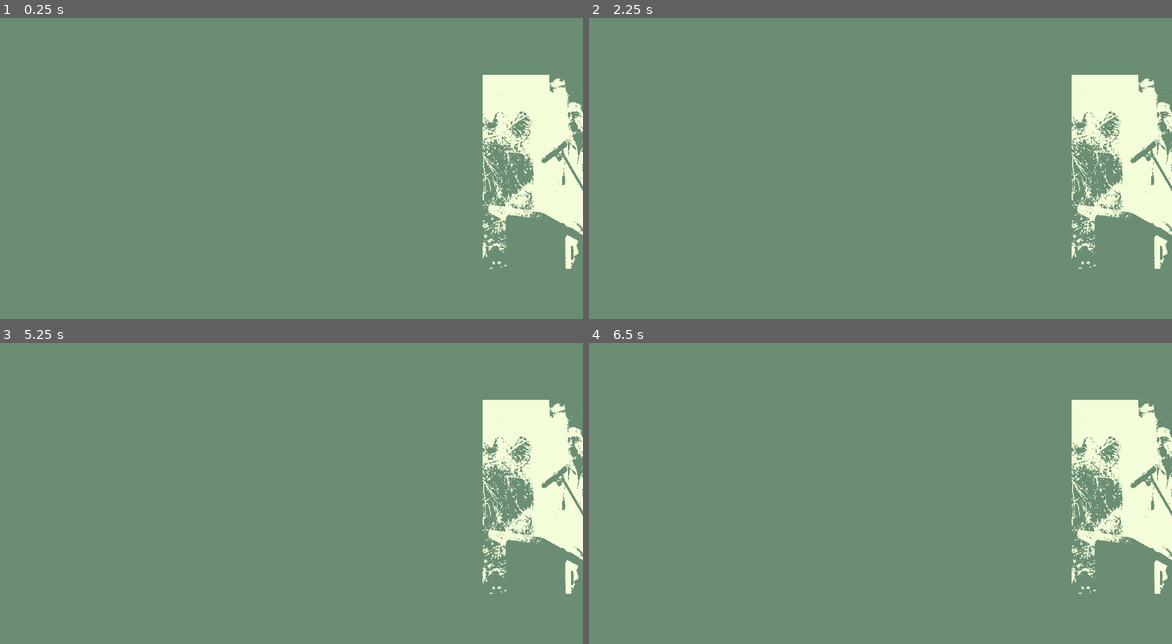
Above: before the commit, frames 1-4 (two rows, left to right).
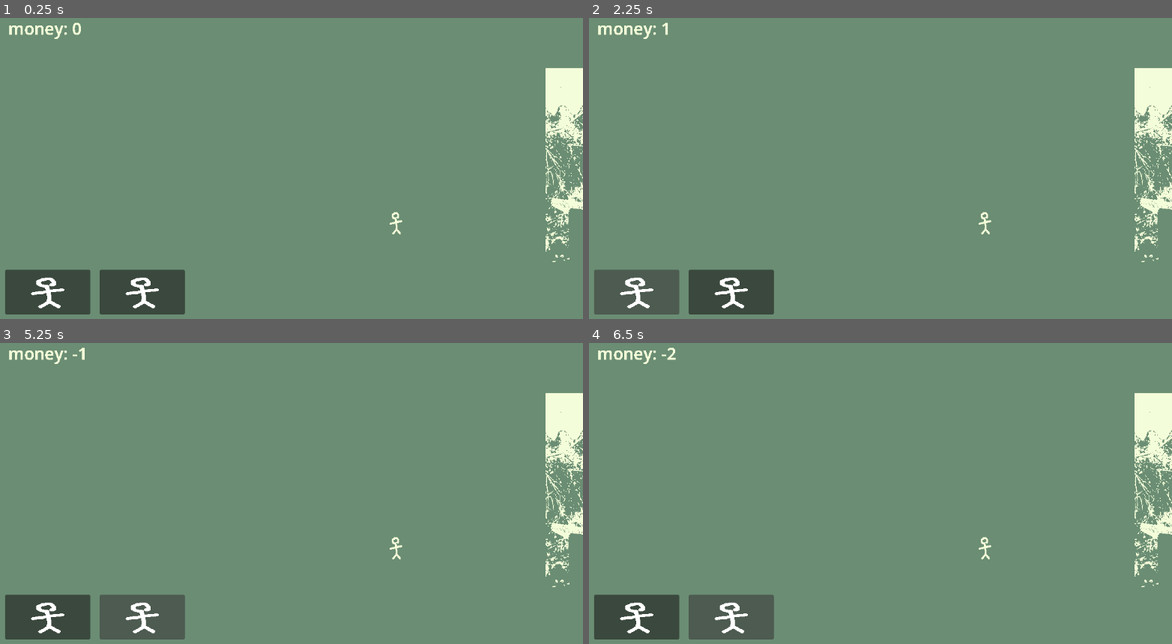
Above: after the commit, the same moments.

Repository: yarkoasaf/lauchablast-capitalism-1bitjam
Game: Godot game, scene res://node_2d.tscn
Two runs of this game, one before a commit and one after it. Both use one fixed random seed, a clock stepped at 60 frames per second and the inputs below.
Inputs (mouse positions are in pixels of both pictures, inside the frame that each line leads up to):
- Up to frame 1 (0.25 s): no input
- Up to frame 2 (2.25 s): click (635, 291) at 0.52 s; click (728, 291) at 1.27 s; click (635, 291) at 2.02 s
- Up to frame 3 (5.25 s): click (139, 616) at 2.77 s; click (46, 616) at 3.52 s; click (139, 616) at 4.27 s; tap Enter at 5 s
- Up to frame 4 (6.5 s): tap Space at 5.75 s

The runs differ from the first frame. In frame 1, 11% of the frame differs, in the area x 0-100%, y 1-99%; in frame 2, 11%; in frame 3, 11%; in frame 4, 11%.

Commit message:
+ money logic

Diff:
--- /dev/null
+++ b/add_money_button.gd
@@ -0,0 +1,10 @@
+# add_money_button.gd
+extends Button
+
+@export var amount: int = 1  # cuánto suma por click
+
+func _ready() -> void:
+	pressed.connect(_on_pressed)
+
+func _on_pressed() -> void:
+	global.gain_money(amount)
--- /dev/null
+++ b/global.gd
@@ -0,0 +1,14 @@
+# global.gd
+extends Node
+
+signal money_changed(new_money: int)
+
+var money: int = 0
+
+func gain_money(moneySum: int) -> void:
+	money += moneySum
+	money_changed.emit(money)
+
+func lose_money(moneySum: int) -> void:
+	money -= moneySum
+	money_changed.emit(money)
--- /dev/null
+++ b/money_display.gd
@@ -0,0 +1,9 @@
+# money_label.gd
+extends Label
+
+func _ready() -> void:
+	global.money_changed.connect(_on_money_changed)
+	_on_money_changed(global.money) # set inicial
+
+func _on_money_changed(new_money: int) -> void:
+	text = "money: " + str(new_money)
--- a/node_2d.tscn
+++ b/node_2d.tscn
@@ -1,6 +1,10 @@
 [gd_scene format=3 uid="uid://c44wcoh434kqa"]
 
 [ext_resource type="Texture2D" uid="uid://ccubbco7godyh" path="res://AlcaldeRichardLeonelliRapanilahue-ezgif.com-optijpeg.jpg" id="2_0e48y"]
+[ext_resource type="Texture2D" uid="uid://bbcu21wfnyf8h" path="res://assets/img/employe.png" id="2_epypp"]
+[ext_resource type="Script" uid="uid://bw22vvhpq4e7d" path="res://money_display.gd" id="3_epypp"]
+[ext_resource type="Script" uid="uid://bxujlq4xplhdp" path="res://remove_money_button.gd" id="3_q6r6c"]
+[ext_resource type="Script" uid="uid://clqe0p30pb324" path="res://add_money_button.gd" id="4_0hol4"]
 
 [sub_resource type="Shader" id="Shader_wtcfe"]
 code = "shader_type canvas_item;
@@ -44,9 +48,13 @@
 shader_parameter/threshold = 0.4230000200925
 shader_parameter/dither_strength = 0.0030000001425
 
+[sub_resource type="LabelSettings" id="LabelSettings_0hol4"]
+font_size = 32
+
 [node name="Node2D" type="Node2D" unique_id=915550732]
 
 [node name="CanvasLayer" type="CanvasLayer" parent="." unique_id=210857573]
+layer = 0
 
 [node name="ColorRect" type="ColorRect" parent="CanvasLayer" unique_id=1401518524]
 material = SubResource("ShaderMaterial_wtcfe")
@@ -56,7 +64,57 @@
 grow_horizontal = 2
 grow_vertical = 2
 
+[node name="Button" type="Button" parent="CanvasLayer/ColorRect" unique_id=680192258]
+layout_mode = 1
+anchors_preset = -1
+anchor_right = 1.0
+anchor_bottom = 1.0
+offset_left = 40.0
+offset_top = 520.0
+offset_right = -948.0
+offset_bottom = -42.0
+grow_horizontal = 2
+grow_vertical = 2
+script = ExtResource("4_0hol4")
+
+[node name="Sprite2D" type="Sprite2D" parent="CanvasLayer/ColorRect/Button" unique_id=2081728788]
+position = Vector2(82, 43.999985)
+scale = Vector2(0.10275001, 0.06575)
+texture = ExtResource("2_epypp")
+
+[node name="Button2" type="Button" parent="CanvasLayer/ColorRect" unique_id=618549706]
+layout_mode = 1
+anchors_preset = -1
+anchor_right = 1.0
+anchor_bottom = 1.0
+offset_left = 222.0
+offset_top = 520.0
+offset_right = -766.0
+offset_bottom = -42.0
+grow_horizontal = 2
+grow_vertical = 2
+script = ExtResource("3_q6r6c")
+
+[node name="Sprite2D" type="Sprite2D" parent="CanvasLayer/ColorRect/Button2" unique_id=1586829755]
+position = Vector2(82, 43.999985)
+scale = Vector2(0.10275001, 0.06575)
+texture = ExtResource("2_epypp")
+
 [node name="Sprite2D" type="Sprite2D" parent="." unique_id=1733084210]
-position = Vector2(1144.0001, 331)
+position = Vector2(1265.0001, 318.00003)
 scale = Vector2(0.12331249, 0.1532006)
 texture = ExtResource("2_0e48y")
+
+[node name="employe" type="Sprite2D" parent="." unique_id=1281929772]
+position = Vector2(792, 430.00003)
+scale = Vector2(0.03882811, 0.04823915)
+texture = ExtResource("2_epypp")
+
+[node name="money_display" type="Label" parent="." unique_id=536565736]
+offset_left = 46.0
+offset_top = 32.0
+offset_right = 178.0
+offset_bottom = 73.0
+text = "alo"
+label_settings = SubResource("LabelSettings_0hol4")
+script = ExtResource("3_epypp")
--- a/project.godot
+++ b/project.godot
@@ -15,6 +15,10 @@
 config/features=PackedStringArray("4.6", "GL Compatibility")
 config/icon="res://icon.svg"
 
+[autoload]
+
+global="*uid://ddnto3yvwu4ea"
+
 [physics]
 
 3d/physics_engine="Jolt Physics"
--- /dev/null
+++ b/remove_money_button.gd
@@ -0,0 +1,10 @@
+# remove_money_button.gd
+extends Button
+
+@export var amount: int = 1
+
+func _ready() -> void:
+	pressed.connect(_on_pressed)
+
+func _on_pressed() -> void:
+	global.lose_money(amount)
Not shown, added: add_money_button.gd.uid
Binary file added: assets/img/employe.aseprite
Binary file added: assets/img/employe.png
Not shown, added: assets/img/employe.png.import
Not shown, added: global.gd.uid
Not shown, added: money_display.gd.uid
Not shown, added: remove_money_button.gd.uid
